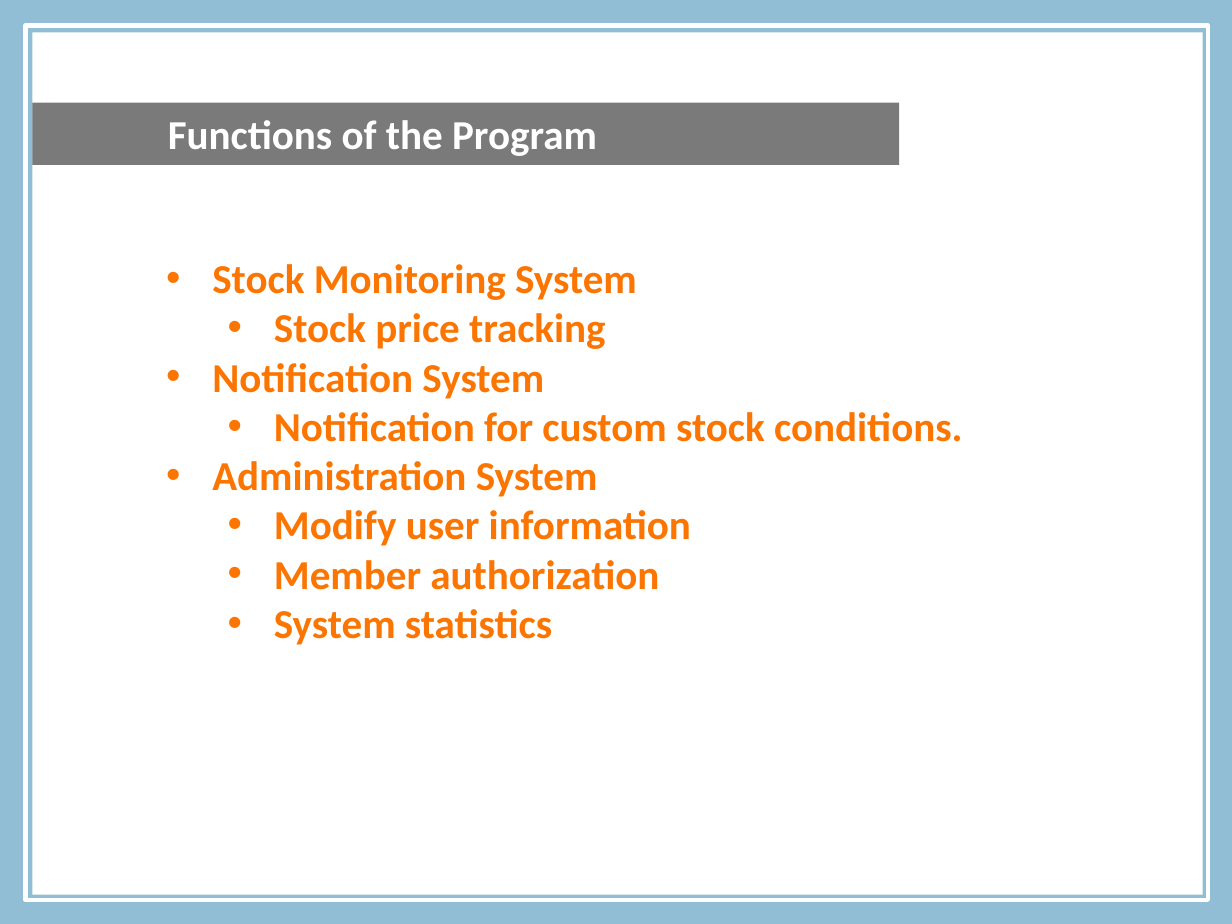
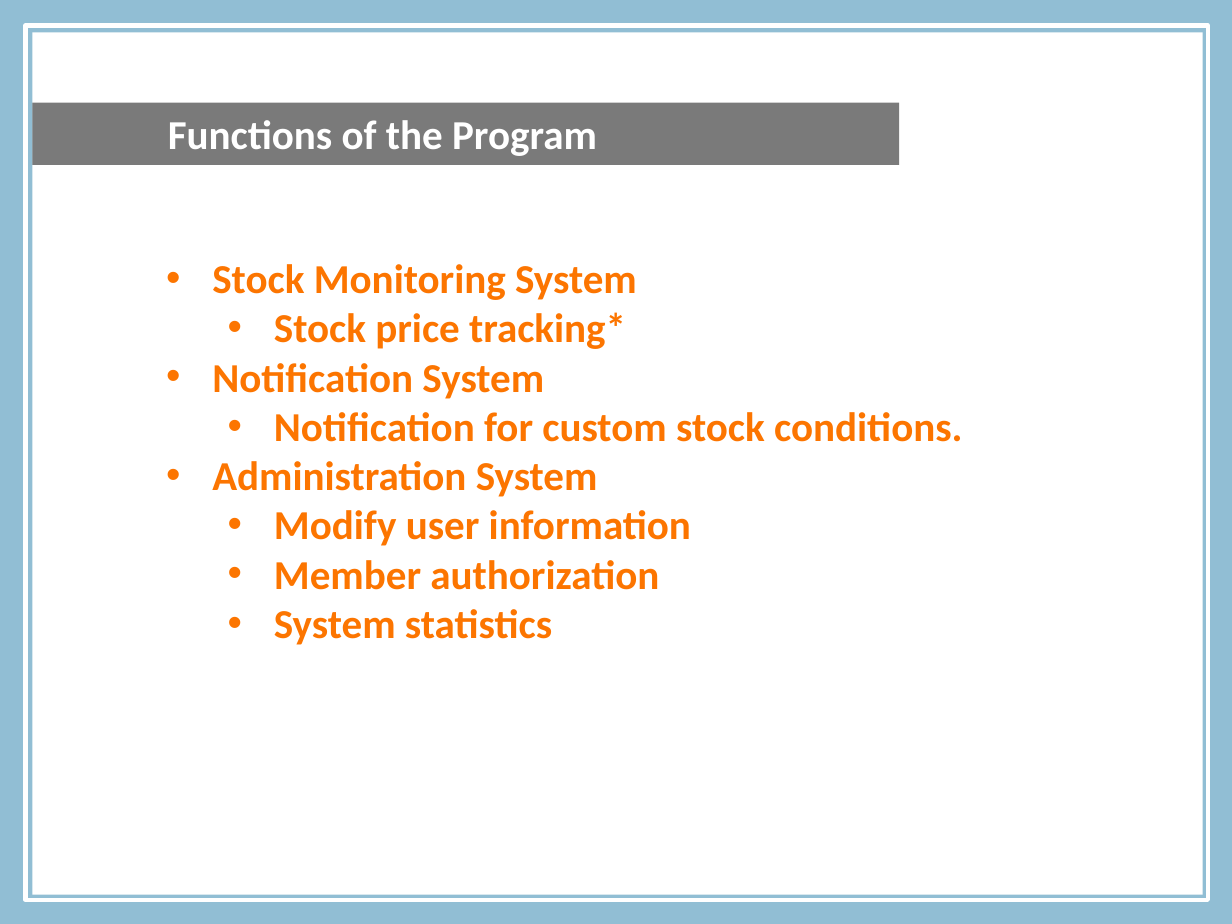
Before and after one commit to michaelleung0o0/comp3006, a slide deck: slide 8 of ppt/Presentation3.pptx. Drawn at 1232x924 pixels with LibreOffice and Linux fonts; fonts in the diff are those of the drawing; background and template pictures are left out. Boxes give left, top, right and bottom in pixels: in the first picture for what was removed or moved away, otherwise in the second. Text is boxed around its words. In the diff, an @@ line names an element or a change of style, - is before the commit and + after.

```diff
--- a/ppt/Presentation3.pptx
+++ b/ppt/Presentation3.pptx
@@ text at (274,312,626,349): text changed @@
-  • Stock price tracking
+  • Stock price tracking*
```
Also in this commit, not shown: 2 other slides changed, 10 slides added, 13 slides removed, 2 other files.
